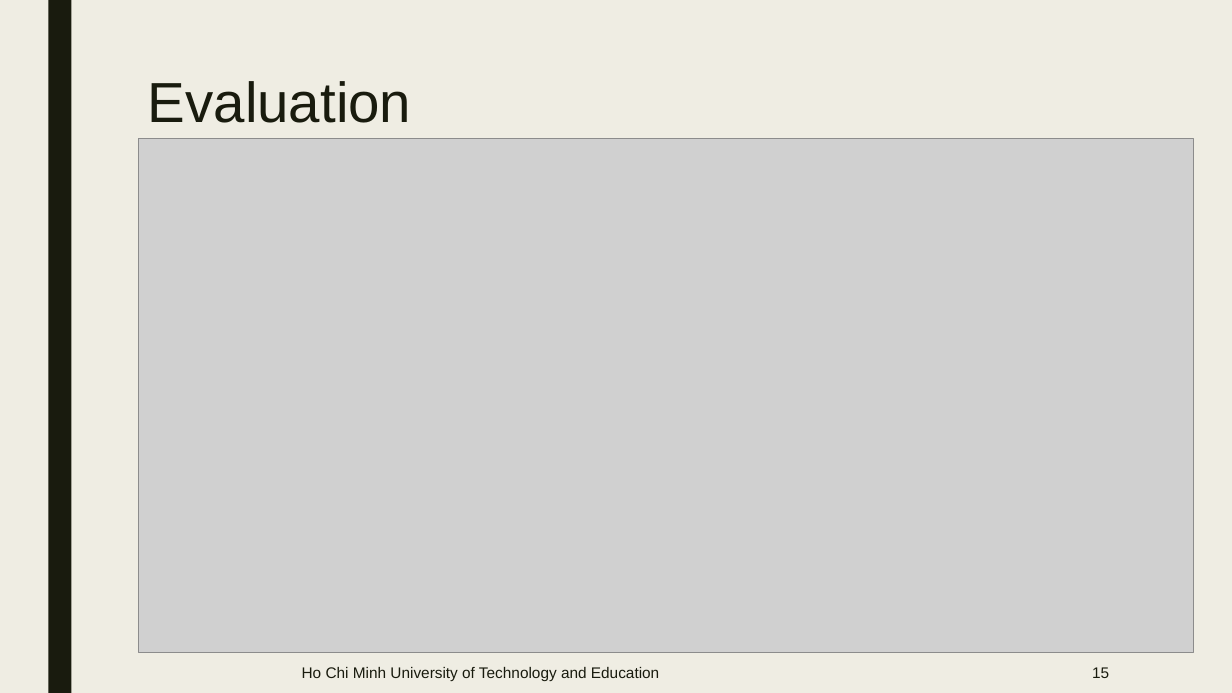
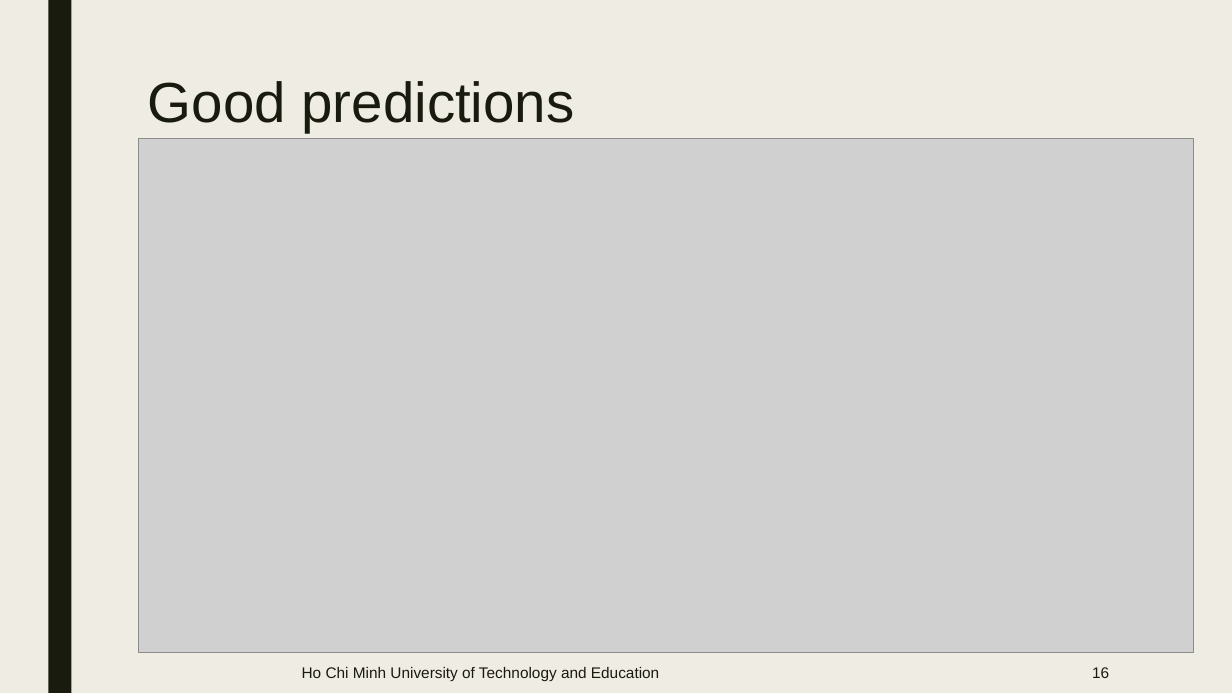
Before and after one commit to lyonguyen8697/image-description, a slide deck: slide 16 of presentation.pptx (slide 15 before the commit). Drawn at 1232x693 pixels with LibreOffice and Linux fonts; fonts in the diff are those of the drawing; grey boxes stand for pictures. Boxes give left, top, right and bottom in pixels: in the first picture for what was removed or moved away, otherwise in the second. Text is boxed around its words. In the diff, an @@ line names an element or a change of style, - is before the commit and + after.

```diff
--- a/presentation.pptx
+++ b/presentation.pptx
@@ title at [148, 81, 575, 132]: text changed @@
-Evaluation
+Good predictions
@@ page number at [1092, 667, 1109, 678]: text changed @@
-15
+16
```
Also in this commit, not shown: 5 other slides changed, 1 slide added.
